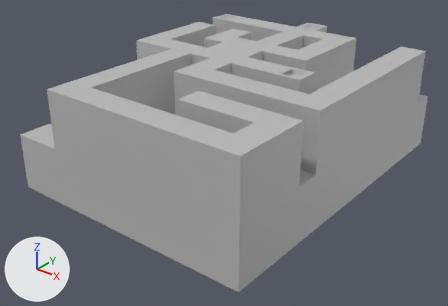
Before and after pictures for a commit that changed the FBX model Assets/fbx/world_03/lvl_303/territorio3_lvl3_base 1.fbx.
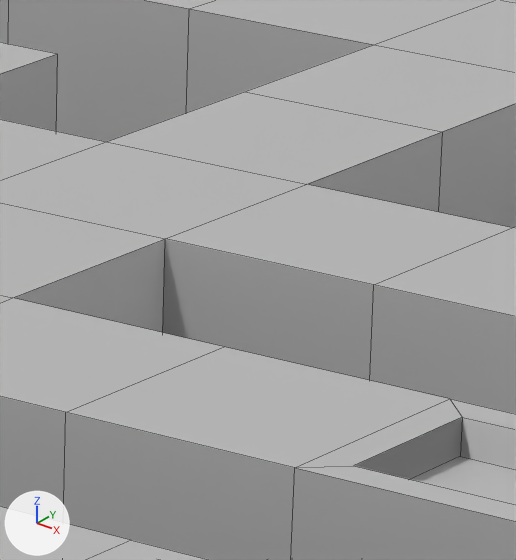
There are two pictures of each version: one whole from a 50 mm lens placed at (1.721, -2.267, 1.163), pointed at (-0.004, -0.111, -0.174), one close up on the part from 55% to 66% of the width and 9% to 27% of the height. The lights are fixed; the arrows at lower left show +X, +Y and +Z. The close-ups show mesh edges as thin lines. Where no turn or scale is listed for an object, it has been applied to the vertices.

The first close-up shows 't3_3'.
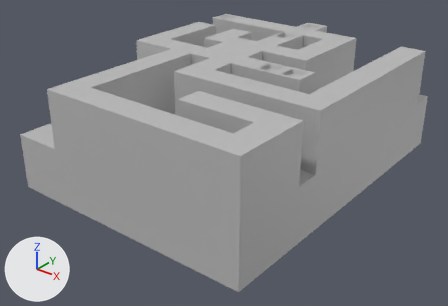
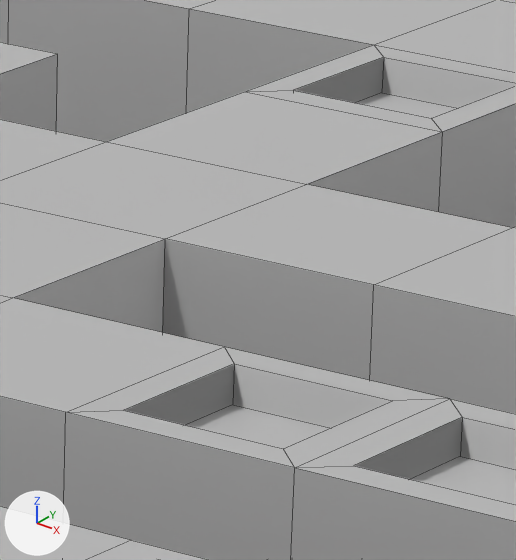
Commit message: Base 3_3

What differs and where, as boxes (x1, y1, x2, y2) in the close-ups (516 x 560 px):
```json
{"part": 1, "of": "me_mesh", "change": "built on", "before": [67, 45, 516, 468], "after": [67, 45, 516, 468]}
```

The change, as JSON lines over the scene's bpy script:
```json
{"block": "me_mesh", "where": "# used by ob_t3_3; location = (0.0, 0.0, 0.0)"}
{"op": "remove", "block": "me_mesh", "code": "me_mesh.from_pydata(...)  # 352 vertices, 328 faces; spans x -0.63..0.63, y -0.82..0.82, z -0.27..0.27"}
{"op": "add", "block": "me_mesh", "code": "me_mesh.from_pydata(...)  # 368 vertices, 344 faces; spans x -0.63..0.63, y -0.82..0.82, z -0.27..0.27"}
{"block": "me_mesh", "change": "me_mesh part 1"}
{"block": "me_mesh", "change": "2 faces are deleted"}
{"block": "me_mesh", "change": "8 vertices are added at x -0.11..0.14, y -0.04..0.55, z 0.25..0.27"}
{"block": "me_mesh", "change": "8 new vertices lie (0.09, 0.0, 0.0) away from vertices in x -0.11..0.14, y -0.04..0.55, z 0.25..0.27"}
{"block": "me_mesh", "change": "18 new faces join them"}
```
